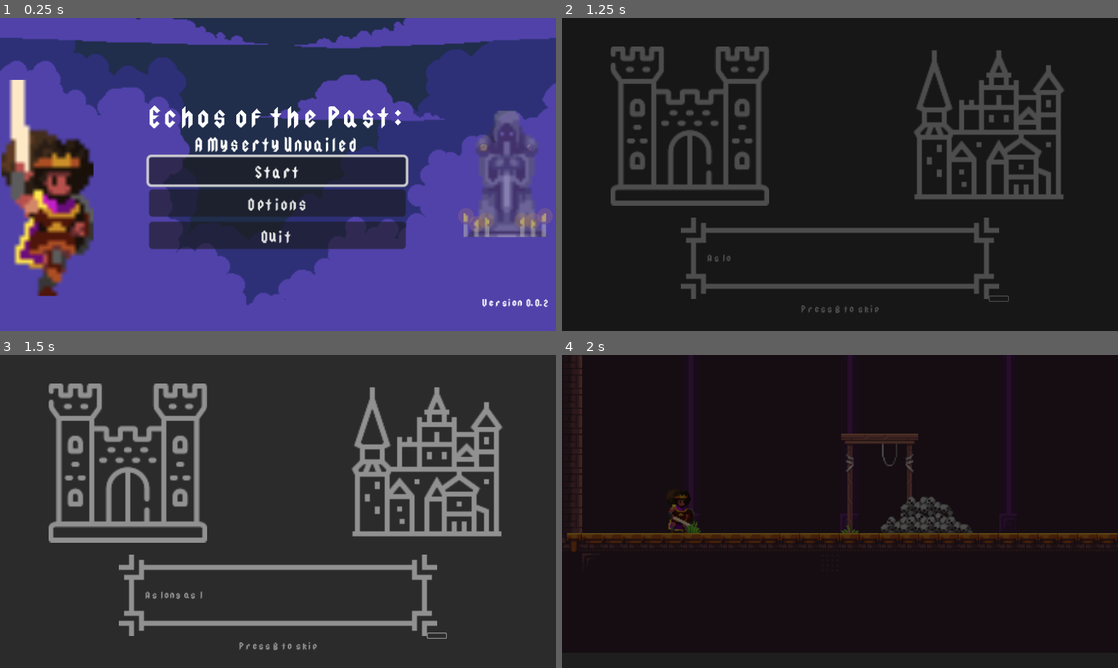
Above: before the commit, frames 1-4 (two rows, left to right).
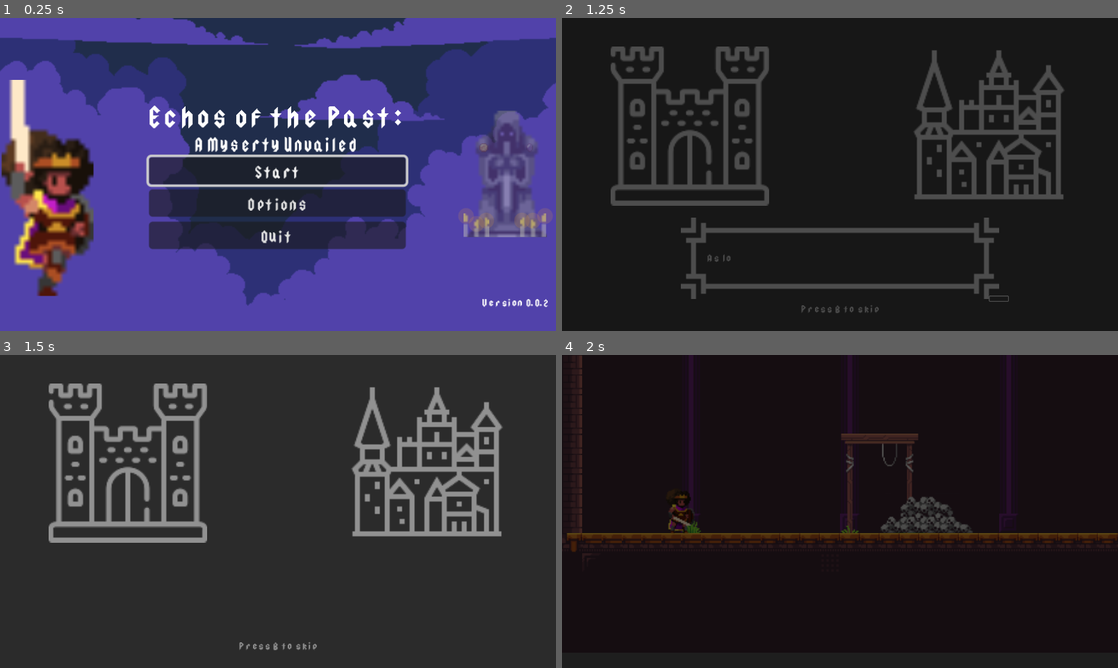
Above: after the commit, the same moments.

Repository: cncarey/MVMMay24
Game: Godot game, scene res://Menus/MainMenu.tscn
The game is run twice, just before and just after one commit, with the same random seed, the same clock (stepped at 60 frames per second) and the same inputs. The engine's default icon, where the game draws it, is replaced by a stand-in: a white triangle on a blue panel in a dark square.
Inputs (mouse positions are in pixels of both pictures, inside the frame that each line leads up to):
- Up to frame 1 (0.25 s): no input
- Up to frame 2 (1.25 s): click "Start" at 0.5 s
- Up to frame 3 (1.5 s): tap B (Cancel) at 1.25 s; move the mouse to (400, 495) at 1.27 s; hold D (Right) from 1.28 s (still down); tap E (Interact) at 1.35 s
- Up to frame 4 (2 s): keep holding D (Right); tap Up (Jump) at 1.52 s

Frames 1-2 are identical in both runs. In frame 3, 2.8% of the frame differs, in the area x 21-81%, y 63-91%; in frame 4, nothing differs.

Commit message:
#31 add tutorial for if you access a locked door
#31 add tutorial for if you access a locked door

Diff:
--- a/Global.gd
+++ b/Global.gd
@@ -1,4 +1,5 @@
 extends Node
+
 
 var currentLocation : String = ""
 var lastLocation: String = ""
@@ -35,6 +36,14 @@
 	keys = 0
 	gems_gold = 0
 	gems_purple = 0
+
+signal showTutorialChanged(value)
+@export var showTutorial = true:
+	set(value):
+		showTutorial = value
+		showTutorialChanged.emit(value)
+	get:
+		return showTutorial
 
 @export var canPlayerMover = true:
 	set(value):
--- a/Menus/Options.gd
+++ b/Menus/Options.gd
@@ -29,6 +29,8 @@
 	if curSfx != null:
 		s_fx_slider.value = curSfx
 		pass
+
+	#Global.showTutorial
 	pass # Replace with function body.
 
 
--- a/Menus/Options.tscn
+++ b/Menus/Options.tscn
@@ -72,6 +72,25 @@
 min_value = -30.0
 max_value = 20.0
 
+[node name="HBoxContainer" type="HBoxContainer" parent="VBoxContainer"]
+layout_mode = 2
+
+[node name="Label" type="Label" parent="VBoxContainer/HBoxContainer"]
+layout_mode = 2
+text = "Show Tutorial"
+
+[node name="CheckBox" type="CheckBox" parent="VBoxContainer/HBoxContainer"]
+layout_mode = 2
+
+[node name="HBoxContainer2" type="HBoxContainer" parent="VBoxContainer"]
+layout_mode = 2
+
+[node name="Label" type="Label" parent="VBoxContainer/HBoxContainer2"]
+layout_mode = 2
+
+[node name="CheckBox" type="CheckBox" parent="VBoxContainer/HBoxContainer2"]
+layout_mode = 2
+
 [node name="ReturnContainer" type="MarginContainer" parent="VBoxContainer"]
 layout_mode = 2
 theme_override_constants/margin_left = 50
--- a/Objects/Door.gd
+++ b/Objects/Door.gd
@@ -7,6 +7,11 @@
 @export var isOpen: bool
 @onready var TouchIndicator = $InteractionIndicator
 @onready var lock = $lock
+
+@onready var unlock_sound = $UnlockSound
+@onready var locked_sound = $LockedSound
+@onready var pass_through_sound = $PassThroughSound
+@export var speachSound : AudioStream
 
 var isTouching : bool = false
 
@@ -38,11 +43,22 @@
 		else:
 			#check if you have a key and unlock the door
 			if Global.tryTakeKeys(1):
+				if unlock_sound != null:
+					unlock_sound.play()
 				lock.hide()
 				Global.openedDoors[doorId] = true
 				goThroughDoor()
-			pass
+			else:
+				if locked_sound != null:
+					locked_sound.play()
+				if Global.openedDoors.size() <= 0:
+					DialougeManager.startDialogue(TouchIndicator.
+					global_position, ["There's got to be a key around here somewhere."],
+					speachSound)
+				pass
 
 func goThroughDoor():
+	if pass_through_sound != null:
+		pass_through_sound.play()
 	Global.lastLocation = returnDoorId
 	goToRoom.emit(destination)
--- a/Objects/Door.tscn
+++ b/Objects/Door.tscn
@@ -1,6 +1,7 @@
-[gd_scene load_steps=6 format=3 uid="uid://bge1gm6xfqgal"]
+[gd_scene load_steps=7 format=3 uid="uid://bge1gm6xfqgal"]
 
 [ext_resource type="Script" path="res://Objects/Door.gd" id="1_vpe03"]
+[ext_resource type="AudioStream" uid="uid://cwmtoy11ahqqc" path="res://Assets/sounds/talk.wav" id="2_0cbc6"]
 [ext_resource type="Texture2D" uid="uid://b1sou16f4qj6" path="res://Assets/villageTiles.png" id="2_nylme"]
 [ext_resource type="PackedScene" uid="uid://bsloe4rthghr6" path="res://Objects/InteractionIndicator.tscn" id="3_6npkr"]
 [ext_resource type="Texture2D" uid="uid://jytq0lfmeqms" path="res://Assets/dungeonTiles.png" id="4_uoge5"]
@@ -12,6 +13,7 @@
 collision_layer = 0
 collision_mask = 2
 script = ExtResource("1_vpe03")
+speachSound = ExtResource("2_0cbc6")
 
 [node name="Sprite2D" type="Sprite2D" parent="."]
 texture = ExtResource("2_nylme")
@@ -32,5 +34,11 @@
 region_enabled = true
 region_rect = Rect2(161, 85, 13, 11)
 
+[node name="UnlockSound" type="AudioStreamPlayer2D" parent="."]
+
+[node name="LockedSound" type="AudioStreamPlayer2D" parent="."]
+
+[node name="PassThroughSound" type="AudioStreamPlayer2D" parent="."]
+
 [connection signal="body_entered" from="." to="." method="doorEntered"]
 [connection signal="body_exited" from="." to="." method="doorExited"]
--- a/UI/DialougeManager.gd
+++ b/UI/DialougeManager.gd
@@ -56,6 +56,7 @@
 		else:
 			showTextBox()
 
-	if event.is_action_pressed("Cancel") && isActive && canAdvanceNextLine:
+	if event.is_action_pressed("Cancel") && isActive:
 		isActive = false
+		Global.canPlayerMover = true
 		textBox.queue_free()
--- a/project.godot
+++ b/project.godot
@@ -31,6 +31,15 @@
 
 [input]
 
+ui_accept={
+"deadzone": 0.5,
+"events": [Object(InputEventKey,"resource_local_to_scene":false,"resource_name":"","device":0,"window_id":0,"alt_pressed":false,"shift_pressed":false,"ctrl_pressed":false,"meta_pressed":false,"pressed":false,"keycode":4194309,"physical_keycode":0,"key_label":0,"unicode":0,"echo":false,"script":null)
+, Object(InputEventKey,"resource_local_to_scene":false,"resource_name":"","device":0,"window_id":0,"alt_pressed":false,"shift_pressed":false,"ctrl_pressed":false,"meta_pressed":false,"pressed":false,"keycode":4194310,"physical_keycode":0,"key_label":0,"unicode":0,"echo":false,"script":null)
+, Object(InputEventKey,"resource_local_to_scene":false,"resource_name":"","device":0,"window_id":0,"alt_pressed":false,"shift_pressed":false,"ctrl_pressed":false,"meta_pressed":false,"pressed":false,"keycode":32,"physical_keycode":0,"key_label":0,"unicode":32,"echo":false,"script":null)
+, Object(InputEventJoypadButton,"resource_local_to_scene":false,"resource_name":"","device":-1,"button_index":2,"pressure":0.0,"pressed":false,"script":null)
+, Object(InputEventJoypadButton,"resource_local_to_scene":false,"resource_name":"","device":-1,"button_index":3,"pressure":0.0,"pressed":false,"script":null)
+]
+}
 Left={
 "deadzone": 0.5,
 "events": [Object(InputEventKey,"resource_local_to_scene":false,"resource_name":"","device":-1,"window_id":0,"alt_pressed":false,"shift_pressed":false,"ctrl_pressed":false,"meta_pressed":false,"pressed":false,"keycode":0,"physical_keycode":65,"key_label":0,"unicode":97,"echo":false,"script":null)
